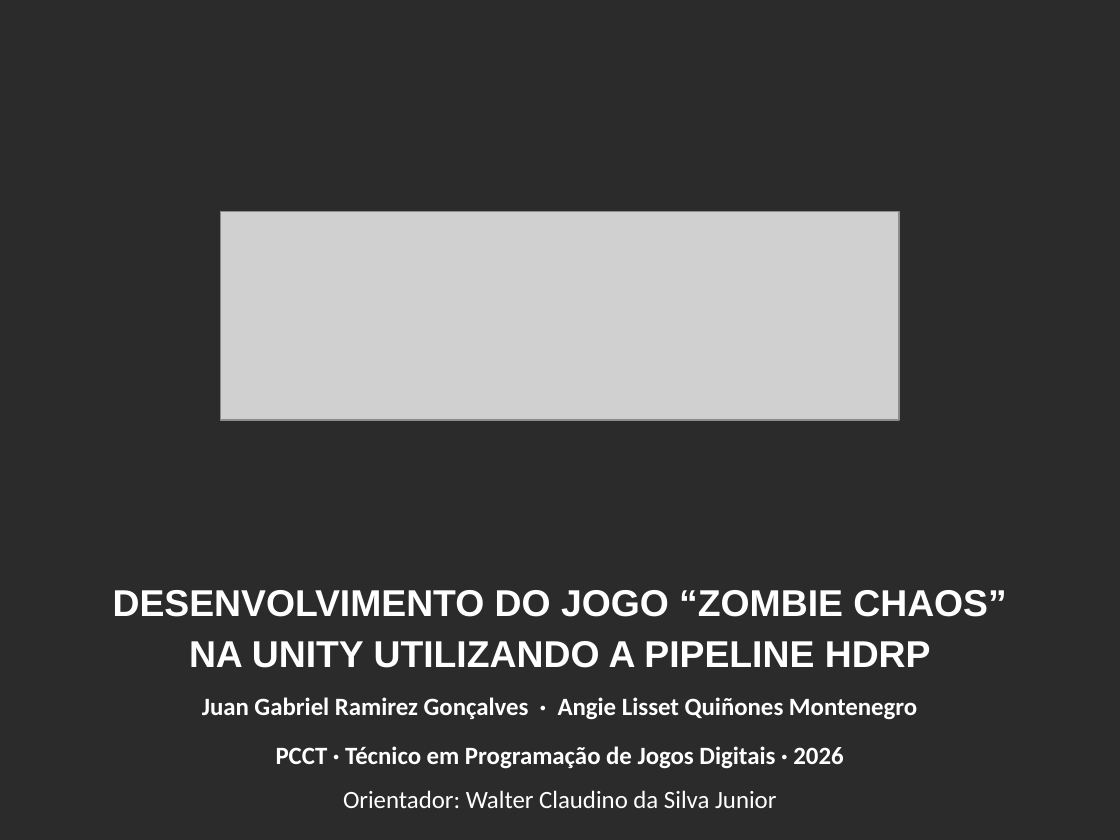
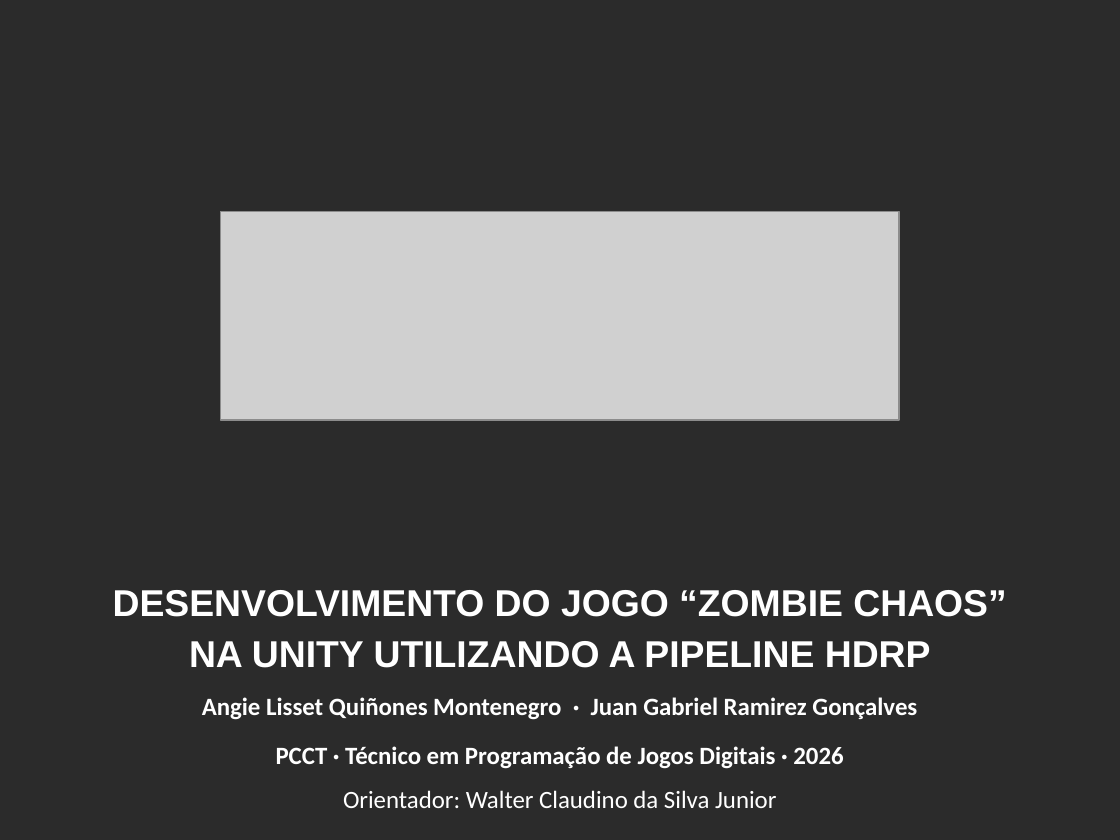
Before and after one commit to LoghtDev/Zombie-Chaos, a slide deck: slide 1 of docs/pcct/entrega_final/Apresentacao_PCCT_Zombie_Chaos.pptx. Drawn at 1120x840 pixels with LibreOffice and Linux fonts; fonts in the diff are those of the drawing; grey boxes stand for pictures; background and template pictures are left out; a plain dark background stands for a picture behind light text. Boxes give left, top, right and bottom in pixels: in the first picture for what was removed or moved away, otherwise in the second. Text is boxed around its words. In the diff, an @@ line names an element or a change of style, - is before the commit and + after.

```diff
--- a/docs/pcct/entrega_final/Apresentacao_PCCT_Zombie_Chaos.pptx
+++ b/docs/pcct/entrega_final/Apresentacao_PCCT_Zombie_Chaos.pptx
@@ text at box(202, 697, 917, 720): text changed @@
-Juan Gabriel Ramirez Gonçalves · Angie Lisset Quiñones Montenegro
+Angie Lisset Quiñones Montenegro · Juan Gabriel Ramirez Gonçalves
```
Also in this commit, not shown: 1 other slide changed, 12 other files.
